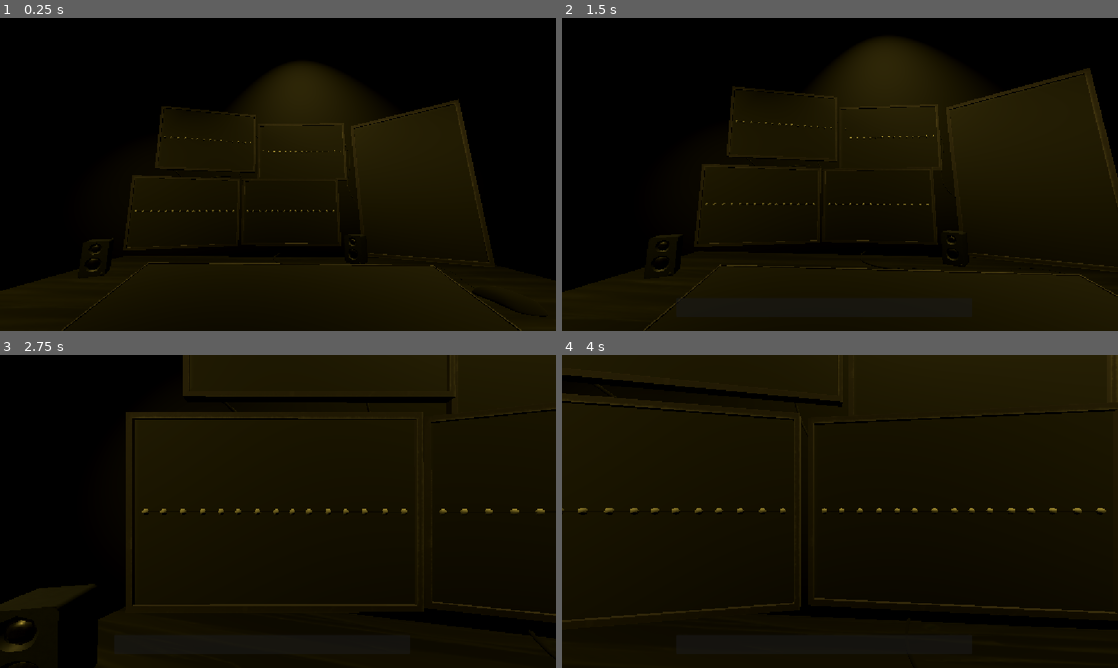
Above: before the commit, frames 1-4 (two rows, left to right).
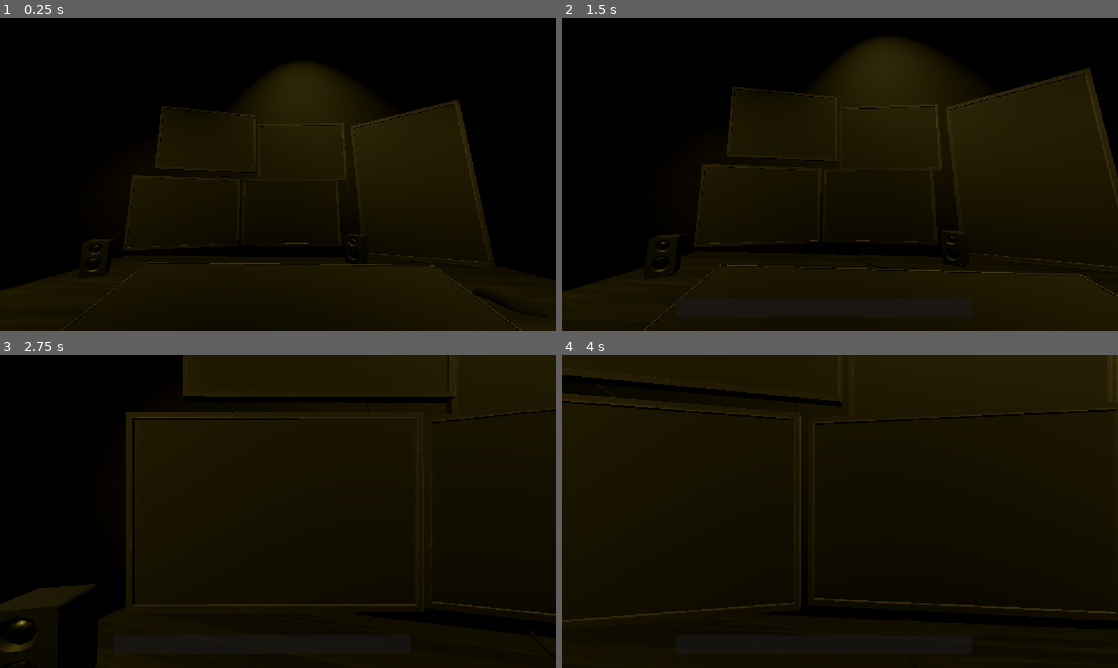
Above: after the commit, the same moments.

Repository: Lilly12568/Stockbouncer
Game: Godot game, scene res://Scenes/main.tscn
Same seed, same stepped clock (60 frames per second), same inputs: the game is played once before the commit and once after it.
Inputs (mouse positions are in pixels of both pictures, inside the frame that each line leads up to):
- Up to frame 1 (0.25 s): no input
- Up to frame 2 (1.5 s): tap Enter at 0.5 s; move the mouse to (962, 158) at 0.52 s; click (962, 158) at 0.67 s; tap Space at 1.25 s; move the mouse to (728, 190) at 1.27 s; click (728, 190) at 1.42 s
- Up to frame 3 (2.75 s): move the mouse to (333, 442) at 2.02 s; click (333, 442) at 2.17 s
- Up to frame 4 (4 s): move the mouse to (812, 574) at 2.77 s; click (812, 574) at 2.92 s; tap Enter at 3.5 s; move the mouse to (1006, 558) at 3.52 s; click (1006, 558) at 3.67 s

The runs differ from the first frame. In frame 1, 0.1% of the frame differs, in the area x 24-61%, y 37-63%; in frame 2, 0.1%; in frame 3, 0.3%; in frame 4, 0.4%, in the area x 0-98%, y 48-51%.

Commit message:
bwa

Diff:
--- /dev/null
+++ b/Scenes/connecting_line.gd
@@ -0,0 +1 @@
+extends MeshInstance3D
--- a/Scenes/main.gd
+++ b/Scenes/main.gd
@@ -175,6 +175,8 @@
 
 var stories_shown = {"saveable":[],"read":[]}
 
+var monitors = {"1":"", "2":"", "3":"", "4":""}
+
 # Called when the node enters the scene tree for the first time.
 func _ready() -> void:
 	for cat in companies:
@@ -196,7 +198,7 @@
 			continue
 		var add = rng.randf_range(-7.5, 7.5)
 		var mvmt = ""
-		if stocks[stock] + rng.randf_range(-7.5, 7.5) > 0:
+		if stocks[stock] + add > 0 and stocks[stock] + add < 2000:
 			stocks[stock] += add
 			if add > 0.25: mvmt = "up"
 			elif add < -0.25: mvmt = "down"
@@ -238,6 +240,7 @@
 			stry[5] -= 1
 		else:
 			stories_shown["saveable"].erase(stry)
+			stories_shown["read"].append(stry)
 			if stry[1] == "single":
 				print(stocks[companies[stry[2]][stry[3]]])
 				stocks[companies[stry[2]][stry[3]]] += stocks[companies[stry[2]][stry[3]]] * (float(stry[4]) / 100)
--- a/Scenes/main.tscn
+++ b/Scenes/main.tscn
@@ -14,6 +14,9 @@
 [ext_resource type="AudioStream" uid="uid://s6t7qw5b1m6f" path="res://wooshsound2.mp3" id="10_b3802"]
 [ext_resource type="PackedScene" uid="uid://biribdsd6iygm" path="res://Scenes/monitor_template.tscn" id="10_hptm8"]
 [ext_resource type="Script" uid="uid://b0g10rx14m4hp" path="res://Scenes/monitor_template_1.gd" id="11_d1ilt"]
+[ext_resource type="Script" uid="uid://0w5k3v3dj43m" path="res://Scenes/monitor_template_2.gd" id="12_6iyac"]
+[ext_resource type="Script" uid="uid://d4fosq3hmcoep" path="res://Scenes/monitor_template_3.gd" id="13_fdnlq"]
+[ext_resource type="Script" uid="uid://dh1mpw7kkbytd" path="res://Scenes/monitor_template_4.gd" id="14_jkdf5"]
 [ext_resource type="ArrayMesh" uid="uid://bmtkx3pxwobvh" path="res://InsiderTradingGame_Cable2.fbx" id="13_k12tt"]
 [ext_resource type="ArrayMesh" uid="uid://tgr1nss24f6m" path="res://InsiderTradingGame_Cable3.fbx" id="14_h1bgf"]
 [ext_resource type="ArrayMesh" uid="uid://cw3p855bmcfx6" path="res://InsiderTradingGame_Cable4.fbx" id="15_b3802"]
@@ -133,12 +136,15 @@
 
 [node name="MonitorTemplate2" parent="." unique_id=163909348 instance=ExtResource("10_hptm8")]
 transform = Transform3D(-0.26115605, 0, 0.9652966, 0, 1, 0, -0.9652966, 0, -0.26115605, -1.4308525, 3.322222, 1.1815956)
+script = ExtResource("12_6iyac")
 
 [node name="MonitorTemplate3" parent="." unique_id=680070277 instance=ExtResource("10_hptm8")]
 transform = Transform3D(-0.26115605, 0, 0.9652966, 0, 1, 0, -0.9652966, 0, -0.26115605, -1.2855372, 2.2258198, 1.3844674)
+script = ExtResource("13_fdnlq")
 
 [node name="MonitorTemplate4" parent="." unique_id=548838214 instance=ExtResource("10_hptm8")]
 transform = Transform3D(0.020705432, 0, 0.9997856, 0, 1, 0, -0.9997856, 0, 0.020705432, -1.5126243, 2.2258198, -0.070457816)
+script = ExtResource("14_jkdf5")
 
 [node name="InsiderTradingGameCable2" type="MeshInstance3D" parent="." unique_id=183404477]
 transform = Transform3D(0.012596332, -0.25886226, 0.15606344, 0.30183566, 0.019115929, 0.0073455535, -0.016146466, 0.15539965, 0.25906444, -1.4881909, 2.6479506, 1.3539718)
--- /dev/null
+++ b/Scenes/mesh_instance_3d_3.tscn
@@ -0,0 +1,10 @@
+[gd_scene format=3 uid="uid://vhrmyhxn7fa0"]
+
+[sub_resource type="BoxMesh" id="BoxMesh_n5ylr"]
+
+[node name="MeshInstance3D3" type="MeshInstance3D" unique_id=1698862508]
+mesh = SubResource("BoxMesh_n5ylr")
+
+[node name="Label3D" type="Label3D" parent="." unique_id=432522810]
+transform = Transform3D(1, 0, 0, 0, 1, 0, 0, 0, 1, 0.0388999, 0, 0.519059)
+text = "ohthepain"
--- a/Scenes/monitor_template.gd
+++ b/Scenes/monitor_template.gd
@@ -1,24 +1,57 @@
-
 extends Node3D
 
 @onready var interaction_area: Area3D = $MonitorCollider
 
 
+
+const LINE_LENGTH := 0.08
+const LINE_LIFT := 0.004854433
+
+var dots: Array[Node3D] = []
+var lines: Array[MeshInstance3D] = []
+
+
 func _ready():
-	interaction_area.input_event.connect(_on_input_event)
+    interaction_area.input_event.connect(_on_input_event)
+
+    for i in range(1, 16):
+        dots.append($Screen.get_node("Dot" if i == 1 else "Dot%d" % i))
+    for i in range(1, 15):
+        lines.append($Screen.get_node("ConnectingLine" if i == 1 else "ConnectingLine%d" % i))
+
+    update_lines()
+
+func update_lines() -> void:
+    for i in lines.size():
+        connect_dots(lines[i], dots[i], dots[i + 1])
+
+
+func connect_dots(line: MeshInstance3D, a: Node3D, b: Node3D) -> void:
+    var dir: Vector3 = b.position - a.position
+    var length := dir.length()
+    if length < 0.0001:
+        line.visible = false
+        return
+    line.visible = true
+
+    var z := dir.normalized()
+    var x := Vector3.UP.cross(z).normalized()
+    var y := z.cross(x).normalized()
+
+    line.transform = Transform3D(Basis(x, y, z * (length / LINE_LENGTH)), (a.position + b.position) * 0.5 + Vector3(0, LINE_LIFT, 0))
 
 
 func _on_input_event(
-	camera: Node,
-	event: InputEvent,
-	event_position: Vector3,
-	normal: Vector3,
-	shape_idx: int
+    camera: Node,
+    event: InputEvent,
+    event_position: Vector3,
+    normal: Vector3,
+    shape_idx: int
 ):
-	if event is InputEventMouseButton:
-		if event.button_index == MOUSE_BUTTON_LEFT and event.pressed:
+    if event is InputEventMouseButton:
+        if event.button_index == MOUSE_BUTTON_LEFT and event.pressed:
 
-			var player_camera = get_tree().get_first_node_in_group("player_camera")
+            var player_camera = get_tree().get_first_node_in_group("player_camera")
 
-			if player_camera:
-				player_camera.LerpCamToPos(self)
+            if player_camera:
+                player_camera.LerpCamToPos(self)
--- a/Scenes/monitor_template.tscn
+++ b/Scenes/monitor_template.tscn
@@ -52,7 +52,7 @@
 mesh = SubResource("PlaneMesh_hjb8m")
 
 [node name="Dot" type="MeshInstance3D" parent="Screen" unique_id=784752588]
-transform = Transform3D(1, 0, 0, 0, 1, 0, 0, 0, 1, -1.0587912e-22, 0, 0.6351124)
+transform = Transform3D(1, 0, 0, 0, 1, 0, 0, 0, 1, 0, 0, 0.635)
 mesh = SubResource("SphereMesh_hjb8m")
 
 [node name="Dot2" type="MeshInstance3D" parent="Screen" unique_id=379908571]
@@ -68,7 +68,7 @@
 mesh = SubResource("SphereMesh_hjb8m")
 
 [node name="Dot5" type="MeshInstance3D" parent="Screen" unique_id=1819900104]
-transform = Transform3D(1, 0, 0, 0, 1, 0, 0, 0, 1, -1.1249656e-22, 1.3322676e-15, 0.26478058)
+transform = Transform3D(1, 3.5527137e-15, -2.1175824e-22, -3.5527137e-15, 1, -3.5527137e-15, 0, 3.5527137e-15, 1, 0, 0, 0.265)
 mesh = SubResource("SphereMesh_hjb8m")
 
 [node name="Dot6" type="MeshInstance3D" parent="Screen" unique_id=76052242]
@@ -84,7 +84,7 @@
 mesh = SubResource("SphereMesh_hjb8m")
 
 [node name="Dot9" type="MeshInstance3D" parent="Screen" unique_id=878913169]
-transform = Transform3D(1, 0, 0, 0, 1, 0, 0, 0, 1, -6.1211365e-23, 1.9984014e-15, -0.08485476)
+transform = Transform3D(1, 3.5527137e-15, -2.1175824e-22, -3.5527137e-15, 1, -3.5527137e-15, 0, 3.5527137e-15, 1, 0, 0, -0.085)
 mesh = SubResource("SphereMesh_hjb8m")
 
 [node name="Dot10" type="MeshInstance3D" parent="Screen" unique_id=1917293434]
@@ -180,3 +180,8 @@
 transform = Transform3D(1, 0, 0, 0, 1, 0, 0, 0, 1, 1.3877877e-17, 0.004854433, -0.58548045)
 mesh = SubResource("PlaneMesh_r6c0r")
 surface_material_override/0 = ExtResource("3_63ioy")
+
+[node name="Label3D" type="Label3D" parent="Screen" unique_id=897470889]
+transform = Transform3D(1.9106848e-15, -1, -4.3711363e-08, -4.3711363e-08, -4.3711367e-08, 0.9999999, -0.9999999, -1.058861e-21, -4.3711363e-08, -0.39664108, 0.019747984, -0.50797623)
+text = "XXXX"
+font_size = 10
--- a/Scenes/monitor_template_1.gd
+++ b/Scenes/monitor_template_1.gd
@@ -1,4 +1,11 @@
 extends "res://Scenes/monitor_template.gd"
 
+@onready var stock = get_parent().monitors
+
+
 func _process(delta: float) -> void:
+	$"Screen".visible = stock["1"] != ""
 	$Screen/Dot.position += Vector3(-0.1, 0, 0) * delta
+	update_lines()
+	$Screen/Label3D.text = str(stock["1"])
+	print(stock["1"])
--- /dev/null
+++ b/Scenes/monitor_template_2.gd
@@ -0,0 +1,11 @@
+extends "res://Scenes/monitor_template.gd"
+
+@onready var stock = get_parent().monitors
+
+
+func _process(delta: float) -> void:
+	$"Screen".visible = stock["1"] != ""
+	$Screen/Dot.position += Vector3(-0.1, 0, 0) * delta
+	update_lines()
+	$Screen/Label3D.text = str(stock["2"])
+	print(stock["2"])
--- /dev/null
+++ b/Scenes/monitor_template_3.gd
@@ -0,0 +1,11 @@
+extends "res://Scenes/monitor_template.gd"
+
+@onready var stock = get_parent().monitors
+
+
+func _process(delta: float) -> void:
+	$"Screen".visible = stock["1"] != ""
+	$Screen/Dot.position += Vector3(-0.1, 0, 0) * delta
+	update_lines()
+	$Screen/Label3D.text = str(stock["3"])
+	print(stock["3"])
--- /dev/null
+++ b/Scenes/monitor_template_4.gd
@@ -0,0 +1,11 @@
+extends "res://Scenes/monitor_template.gd"
+
+@onready var stock = get_parent().monitors
+
+
+func _process(delta: float) -> void:
+	$"Screen".visible = stock["1"] != ""
+	$Screen/Dot.position += Vector3(-0.1, 0, 0) * delta
+	update_lines()
+	$Screen/Label3D.text = str(stock["4"])
+	print(stock["4"])
Not shown, added: Scenes/connecting_line.gd.uid
Not shown, added: Scenes/monitor_template_2.gd.uid
Not shown, added: Scenes/monitor_template_3.gd.uid
Not shown, added: Scenes/monitor_template_4.gd.uid
